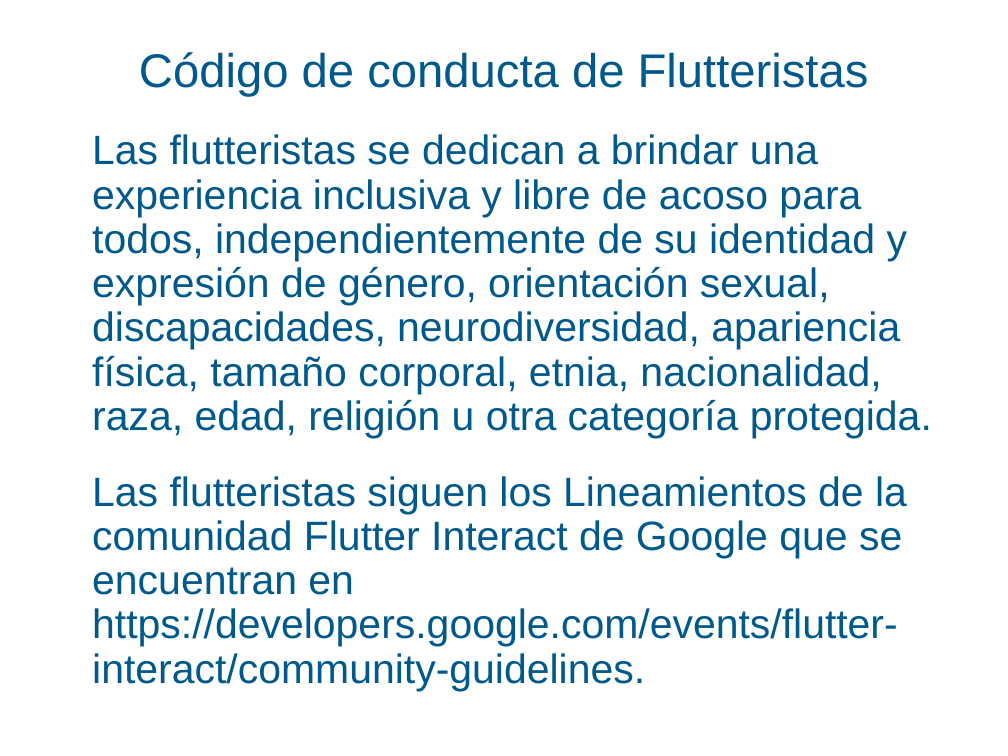
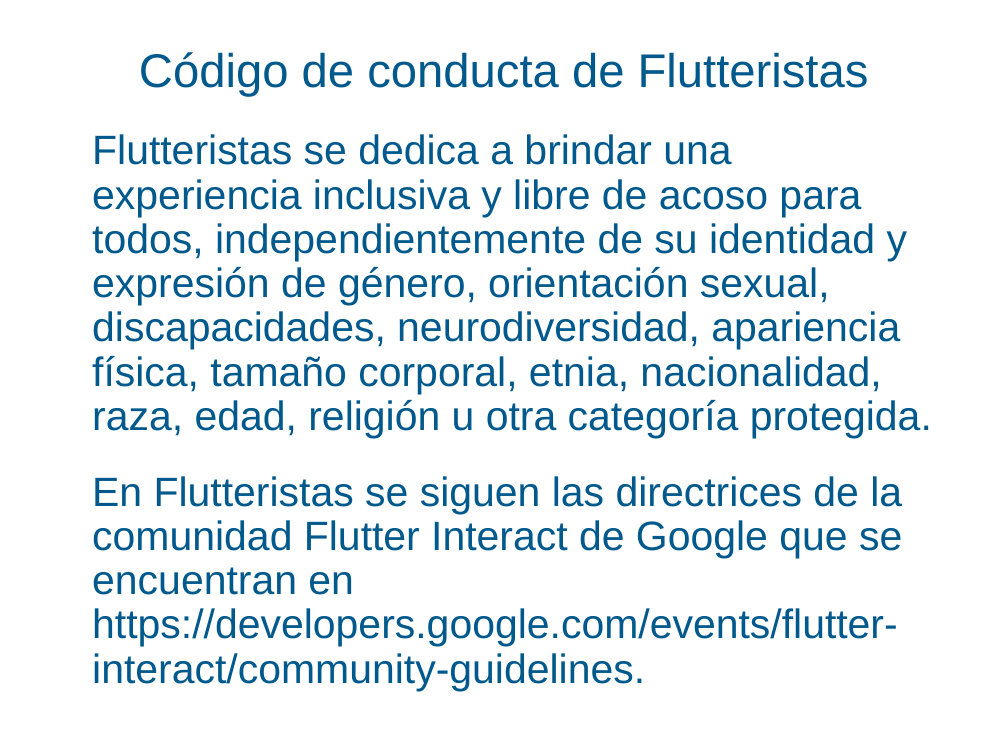
Before and after one commit to TheFlutteristas/presentations, a slide deck: slide 12 of Introduction_to_Flutteristas.pptx. Drawn at 1008x756 pixels with LibreOffice and Linux fonts; fonts in the diff are those of the drawing. Boxes give left, top, right and bottom in pixels: in the first picture for what was removed or moved away, otherwise in the second. Text is boxed around its words. In the diff, an @@ line names an element or a change of style, - is before the commit and + after.

```diff
--- a/Introduction_to_Flutteristas.pptx
+++ b/Introduction_to_Flutteristas.pptx
@@ text at [92,134,932,691]: text changed @@
-• Las flutteristas se dedican a brindar una experiencia inclusiva y libre de acoso para todos, independientemente de su identidad y expresión de género, orientación sexual, discapacidades, neurodiversidad, apariencia física, tamaño corporal, etnia, nacionalidad, raza, edad, religión u otra categoría protegida.
-• Las flutteristas siguen los Lineamientos de la comunidad Flutter Interact de Google que se encuentran en https://developers.google.com/events/flutter-interact/community-guidelines.
+• Flutteristas se dedica a brindar una experiencia inclusiva y libre de acoso para todos, independientemente de su identidad y expresión de género, orientación sexual, discapacidades, neurodiversidad, apariencia física, tamaño corporal, etnia, nacionalidad, raza, edad, religión u otra categoría protegida.
+• En Flutteristas se siguen las directrices de la comunidad Flutter Interact de Google que se encuentran en https://developers.google.com/events/flutter-interact/community-guidelines.
```
Also in this commit, not shown: 5 other slides changed, 1 other file.
